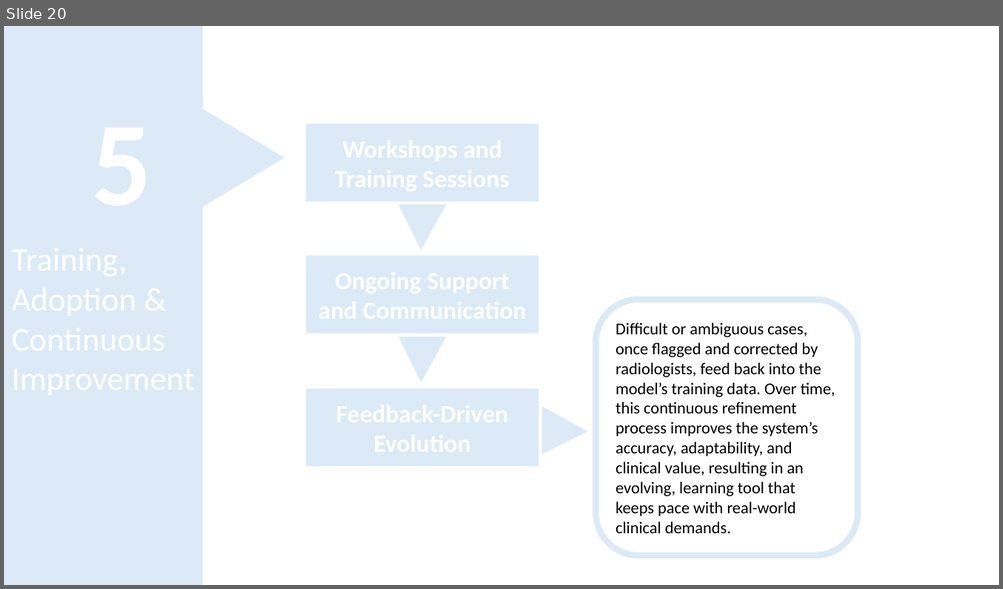
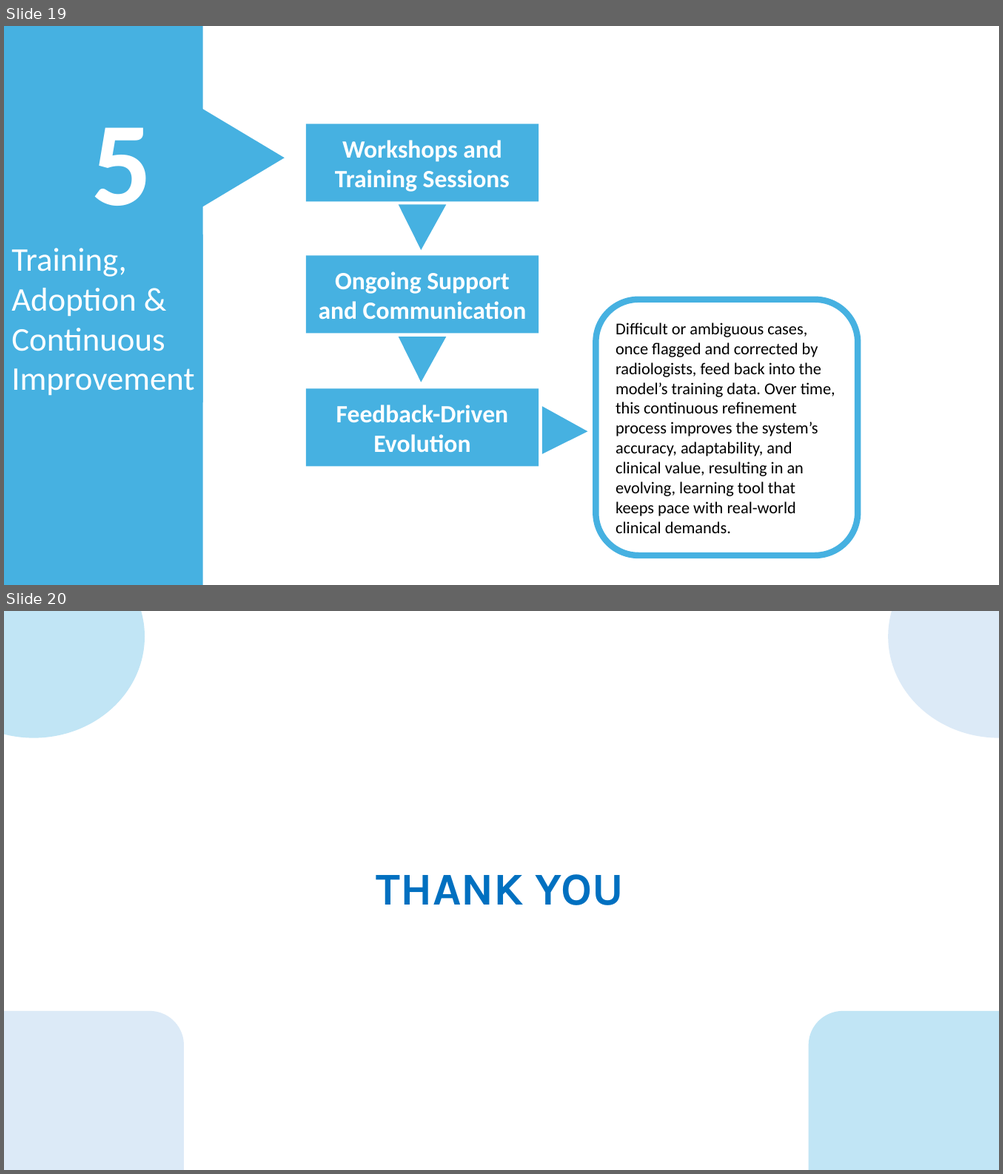
Before and after one commit to yusiGM/StrykerAI2024, a slide deck: SubmissionResources/ClinicalImplementationPowerPoint.pptx. Shown one above the other, each under a label of ours: slide 20 before the commit, slides 19 and 20 after it. The pictures are 1003x589 and 1003x1174 pixels, drawn with LibreOffice and Linux fonts; fonts in the diff are those of the drawing. Boxes give left, top, right and bottom in pixels: in the first picture for what was removed or moved away, otherwise in the second. Text is boxed around its words. In the diff, an @@ line names an element or a change of style, - is before the commit and + after.

```diff
--- a/SubmissionResources/ClinicalImplementationPowerPoint.pptx
+++ b/SubmissionResources/ClinicalImplementationPowerPoint.pptx
@@ slide 20 added at bbox=[4, 611, 999, 1170], background #FFFFFF @@
@@ ellipse added at bbox=[4, 611, 145, 738], fill #C1E5F5 @@
@@ ellipse added at bbox=[888, 611, 999, 738], fill #DCEAF7 @@
@@ title added at bbox=[376, 874, 623, 906], 44 pt, text #0070C0, bold @@
+THANK YOU
@@ rounded rectangle added at bbox=[4, 1011, 185, 1170], fill #DCEAF7 @@
@@ rounded rectangle added at bbox=[808, 1011, 999, 1170], fill #C1E5F5 @@
@@ what was slide 20 is now slide 19 @@
@@ slide 19 changed as well @@
@@ text added at bbox=[92, 127, 152, 206], 115 pt, text #FFFFFF, bold @@
+5
@@ text in rectangle at bbox=[335, 140, 509, 192]: text added @@
+Workshops and Training Sessions
@@ text added at bbox=[11, 248, 194, 395], 32 pt, text #FFFFFF @@
+Training, Adoption & Continuous Improvement
@@ text in rectangle at bbox=[318, 272, 526, 320]: text added @@
+Ongoing Support and Communication
@@ rounded rectangle "Difficult or ambiguous cases, once ..." at bbox=[596, 300, 857, 556]: outline #DCEAF7 6 pt to #46B1E1 6 pt @@
@@ fill #DCEAF7 to #46B1E1 in 8 elements at bbox=[4, 26, 203, 585], bbox=[202, 108, 284, 207], bbox=[398, 204, 446, 249], bbox=[398, 337, 446, 383], bbox=[542, 407, 588, 454], bbox=[306, 124, 539, 201], bbox=[306, 256, 539, 333], bbox=[306, 389, 539, 466] @@
@@ text in rectangle at bbox=[336, 405, 509, 453]: text added @@
+Feedback-Driven Evolution
```
Also in this commit, not shown: 13 other slides changed, 2 slides removed.
